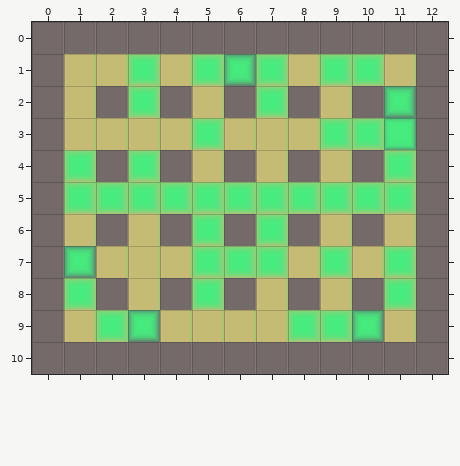
Two states of a Tiled map, mapamenu/build/resources/mapas/1mapa8.tmx. The picture above was drawn from the file before the commit.
Cells are 32x32 px. Shown: x 0..12, y 0..10.
Once edited:
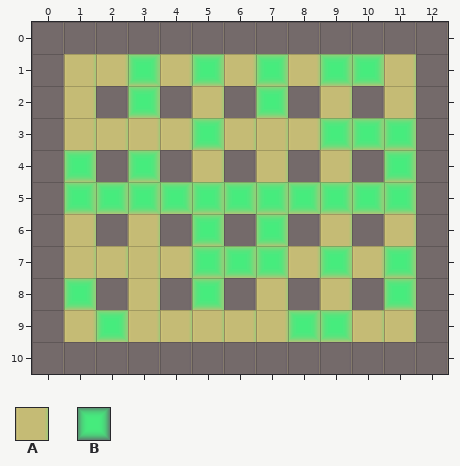
Key: from "tile": A 1, B 2.
_ is an empty cell.
See-through tiles are keyed as they look on the map.
From old to new:
Layer "base":
Tile A replaces tile B in row 1 at x 6; in rows 2 to 3 at x 11; in row 7 at x 1; in row 9 at x 3 and 10.
